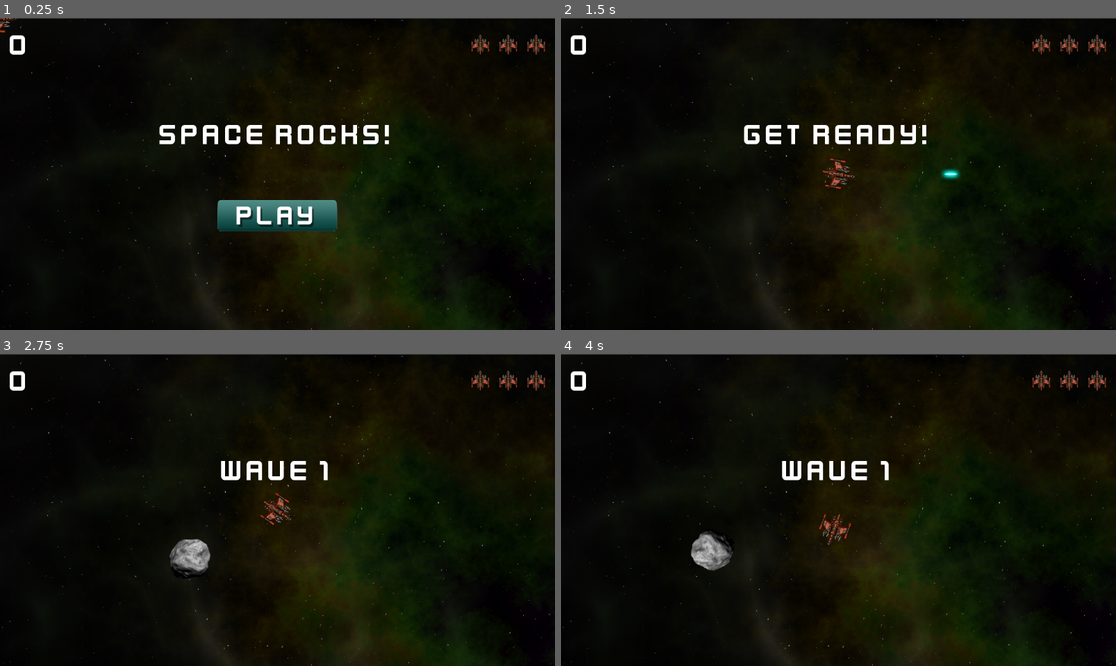
Above: before the commit, frames 1-4 (two rows, left to right).
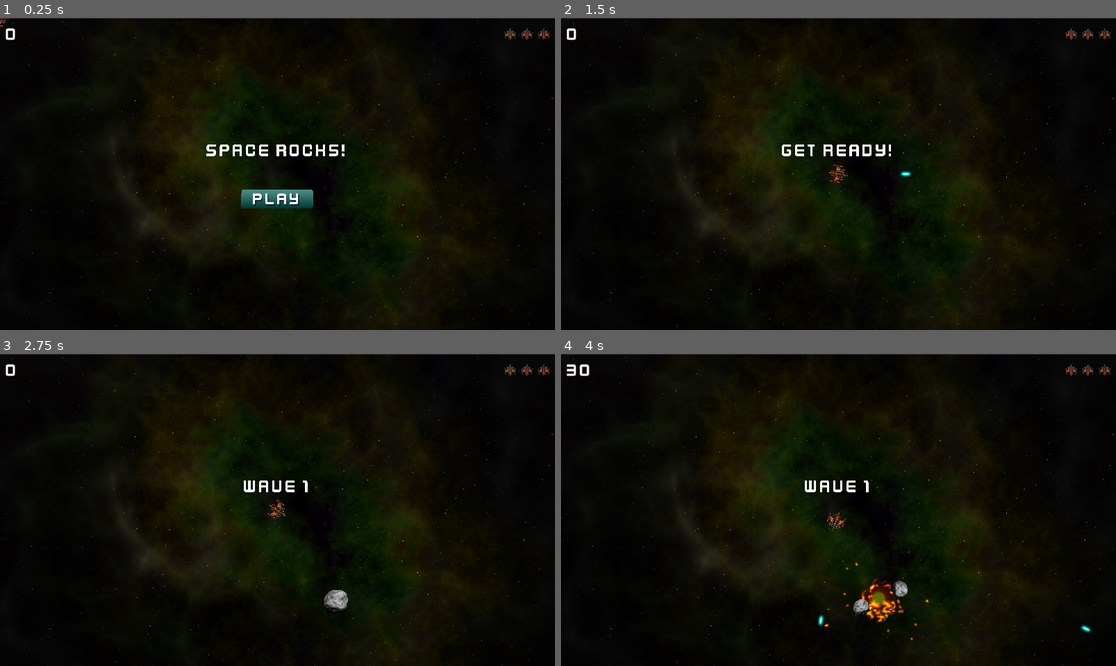
Above: after the commit, the same moments.

Repository: yellyB/space-rock
Game: Godot game, scene res://main.tscn
The game is run twice, just before and just after one commit, with the same random seed, the same clock (stepped at 60 frames per second) and the same inputs.
Inputs (mouse positions are in pixels of both pictures, inside the frame that each line leads up to; where the layout moved, square brackets give the same spot in the first picture):
- Up to frame 1 (0.25 s): no input
- Up to frame 2 (1.5 s): click (838, 198) [838, 214] at 0.5 s; tap Enter at 1.25 s; hold D (rotate_right) from 1.28 s (still down); hold Space (shoot) from 1.28 s (still down)
- Up to frame 3 (2.75 s): release D (rotate_right) at 2.03 s; release Space (shoot) at 2.03 s; hold A (rotate_left) from 2.03 s (still down); tap Space (shoot) at 2.1 s
- Up to frame 4 (4 s): release A (rotate_left) at 2.78 s; hold D (rotate_right) 2.78-3.53 s; hold Space (shoot) 2.78-3.53 s; hold W (thrust) from 3.53 s (still down); tap Space (shoot) at 3.6 s

The runs differ from the first frame. In frame 1, 9.9% of the frame differs, in the area x 0-100%, y 0-100%; in frame 2, 8.0%; in frame 3, 8.2%; in frame 4, 8.4%.

Commit message:
적 스폰

Diff:
--- a/enemy.gd
+++ b/enemy.gd
@@ -19,7 +19,7 @@
 	rotation += deg_to_rad(rotation_speed) * delta
 	follow.progress += speed * delta  # progress는 경로에서 현재 위치. 경로 따라 이동시키기
 	position = follow.global_position
-	if follow.progress_ratio >= 1:  # progress_ratio가 1이면 경로의 끝에 도달한 것.
+	if follow.progress_ratio >= 1:  # progress_ratio가 1이면 경로의 끝에 도달한 것. (0~1)
 		queue_free()
 
 func _on_gun_cooldown_timeout():
--- a/main.gd
+++ b/main.gd
@@ -1,6 +1,7 @@
 extends Node
 
 @export var rock_scene : PackedScene
+@export var enemy_scene : PackedScene
 
 var screensize = Vector2.ZERO
 var level = 0
@@ -36,6 +37,7 @@
 	$HUD.show_message("Wave %s" % level)
 	for i in level:
 		spawn_rock(3)
+	$EnemyTimer.start(randf_range(5, 10))
 
 func game_over():
 	playing = false
@@ -73,3 +75,9 @@
 		else:
 			message.text = ""
 			message.hide()
+
+func _on_emeny_timer_timeout() -> void:
+	var enemy = enemy_scene.instantiate()
+	add_child(enemy)
+	enemy.target = $Player
+	$EnemyTimer.start(randf_range(20, 40))
--- a/main.tscn
+++ b/main.tscn
@@ -1,9 +1,10 @@
-[gd_scene load_steps=7 format=3 uid="uid://b2t8ly52je2td"]
+[gd_scene load_steps=8 format=3 uid="uid://b2t8ly52je2td"]
 
 [ext_resource type="Script" path="res://main.gd" id="1_0cm6a"]
 [ext_resource type="Texture2D" uid="uid://c8se2df2aghfs" path="res://assets/space_background.png" id="1_n8kmq"]
 [ext_resource type="PackedScene" uid="uid://1d6j5t8fm50f" path="res://player.tscn" id="2_ia08n"]
 [ext_resource type="PackedScene" uid="uid://ypn7larn0yym" path="res://rock.tscn" id="2_y6rpk"]
+[ext_resource type="PackedScene" uid="uid://mfd12op1gu3u" path="res://enemy.tscn" id="3_w1ayp"]
 [ext_resource type="PackedScene" uid="uid://keatncxkfecb" path="res://hud.tscn" id="5_henfq"]
 
 [sub_resource type="Curve2D" id="Curve2D_yi83l"]
@@ -16,6 +17,7 @@
 process_mode = 3
 script = ExtResource("1_0cm6a")
 rock_scene = ExtResource("2_y6rpk")
+enemy_scene = ExtResource("3_w1ayp")
 metadata/_edit_group_ = true
 
 [node name="Background" type="Sprite2D" parent="."]
@@ -35,6 +37,10 @@
 
 [node name="HUD" parent="." instance=ExtResource("5_henfq")]
 
+[node name="EnemyTimer" type="Timer" parent="."]
+one_shot = true
+
 [connection signal="dead" from="Player" to="." method="game_over"]
 [connection signal="lives_changed" from="Player" to="HUD" method="update_lives"]
 [connection signal="start_game" from="HUD" to="." method="new_game"]
+[connection signal="timeout" from="EnemyTimer" to="." method="_on_emeny_timer_timeout"]
--- a/player.gd
+++ b/player.gd
@@ -57,7 +57,7 @@
 	if state == INVULNERABLE: return
 
 	can_shoot = false
-	$GunColldown.start()
+	$GunCooldown.start()
 
 	var bullet = bullet_scene.instantiate()
 	get_tree().root.add_child(bullet)
@@ -86,7 +86,7 @@
 func _ready():
 	change_state(ALIVE)
 	screensize = get_viewport_rect().size  # 화면 크기
-	$GunColldown.wait_time = fire_rate
+	$GunCooldown.wait_time = fire_rate
 
 func _process(delta):
 	get_input()
--- a/player.tscn
+++ b/player.tscn
@@ -29,7 +29,7 @@
 [node name="Muzzle" type="Marker2D" parent="."]
 position = Vector2(50, 2.08165e-12)
 
-[node name="GunColldown" type="Timer" parent="."]
+[node name="GunCooldown" type="Timer" parent="."]
 one_shot = true
 autostart = true
 
@@ -41,5 +41,5 @@
 one_shot = true
 
 [connection signal="body_entered" from="." to="." method="_on_body_entered"]
-[connection signal="timeout" from="GunColldown" to="." method="_on_gun_colldown_timeout"]
+[connection signal="timeout" from="GunCooldown" to="." method="_on_gun_colldown_timeout"]
 [connection signal="timeout" from="InvulnerabilityTimer" to="." method="_on_invulnerability_timer_timeout"]
--- a/project.godot
+++ b/project.godot
@@ -12,41 +12,43 @@
 
 config/name="Space_Rock"
 run/main_scene="res://main.tscn"
-config/features=PackedStringArray("4.2", "GL Compatibility")
+config/features=PackedStringArray("4.3", "GL Compatibility")
 config/icon="res://icon.svg"
 
 [display]
 
+window/size/viewport_width=1920
+window/size/viewport_height=1080
 window/stretch/aspect="expand"
 
 [input]
 
 rotate_left={
 "deadzone": 0.5,
-"events": [Object(InputEventKey,"resource_local_to_scene":fa …(169 unchanged characters)… _keycode":65,"key_label":0,"unicode":0,"echo":false,"script":null)
-, Object(InputEventKey,"resource_local_to_scene":false,"reso …(165 unchanged characters)… ode":4194319,"key_label":0,"unicode":0,"echo":false,"script":null)
+"events": [Object(InputEventKey,"resource_local_to_scene":fa …(169 unchanged characters)… _keycode":65,"key_label":0,"unicode":0,"location":0,"echo":false,"script":null)
+, Object(InputEventKey,"resource_local_to_scene":false,"reso …(165 unchanged characters)… ode":4194319,"key_label":0,"unicode":0,"location":0,"echo":false,"script":null)
 ]
 }
 rotate_right={
 "deadzone": 0.5,
-"events": [Object(InputEventKey,"resource_local_to_scene":fa …(169 unchanged characters)… _keycode":68,"key_label":0,"unicode":0,"echo":false,"script":null)
-, Object(InputEventKey,"resource_local_to_scene":false,"reso …(165 unchanged characters)… ode":4194321,"key_label":0,"unicode":0,"echo":false,"script":null)
+"events": [Object(InputEventKey,"resource_local_to_scene":fa …(169 unchanged characters)… _keycode":68,"key_label":0,"unicode":0,"location":0,"echo":false,"script":null)
+, Object(InputEventKey,"resource_local_to_scene":false,"reso …(165 unchanged characters)… ode":4194321,"key_label":0,"unicode":0,"location":0,"echo":false,"script":null)
 ]
 }
 thrust={
 "deadzone": 0.5,
-"events": [Object(InputEventKey,"resource_local_to_scene":fa …(169 unchanged characters)… _keycode":87,"key_label":0,"unicode":0,"echo":false,"script":null)
-, Object(InputEventKey,"resource_local_to_scene":false,"reso …(165 unchanged characters)… ode":4194320,"key_label":0,"unicode":0,"echo":false,"script":null)
+"events": [Object(InputEventKey,"resource_local_to_scene":fa …(169 unchanged characters)… _keycode":87,"key_label":0,"unicode":0,"location":0,"echo":false,"script":null)
+, Object(InputEventKey,"resource_local_to_scene":false,"reso …(165 unchanged characters)… ode":4194320,"key_label":0,"unicode":0,"location":0,"echo":false,"script":null)
 ]
 }
 shoot={
 "deadzone": 0.5,
-"events": [Object(InputEventKey,"resource_local_to_scene":fa …(169 unchanged characters)… _keycode":32,"key_label":0,"unicode":0,"echo":false,"script":null)
+"events": [Object(InputEventKey,"resource_local_to_scene":fa …(169 unchanged characters)… _keycode":32,"key_label":0,"unicode":0,"location":0,"echo":false,"script":null)
 ]
 }
 pause={
 "deadzone": 0.5,
-"events": [Object(InputEventKey,"resource_local_to_scene":fa …(172 unchanged characters)… eycode":80,"key_label":0,"unicode":112,"echo":false,"script":null)
+"events": [Object(InputEventKey,"resource_local_to_scene":fa …(172 unchanged characters)… eycode":80,"key_label":0,"unicode":112,"location":0,"echo":false,"script":null)
 ]
 }
 
Not shown: 1 places in player.tscn that only renumber resources
